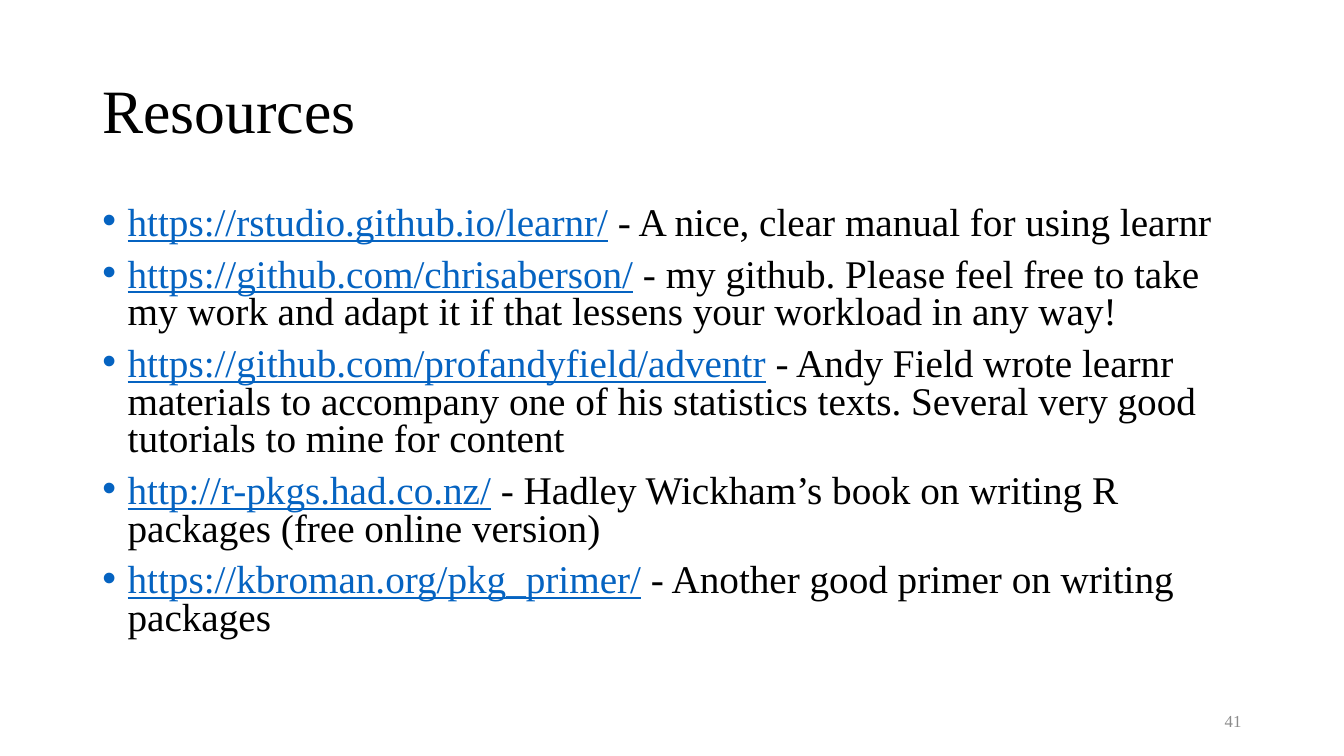
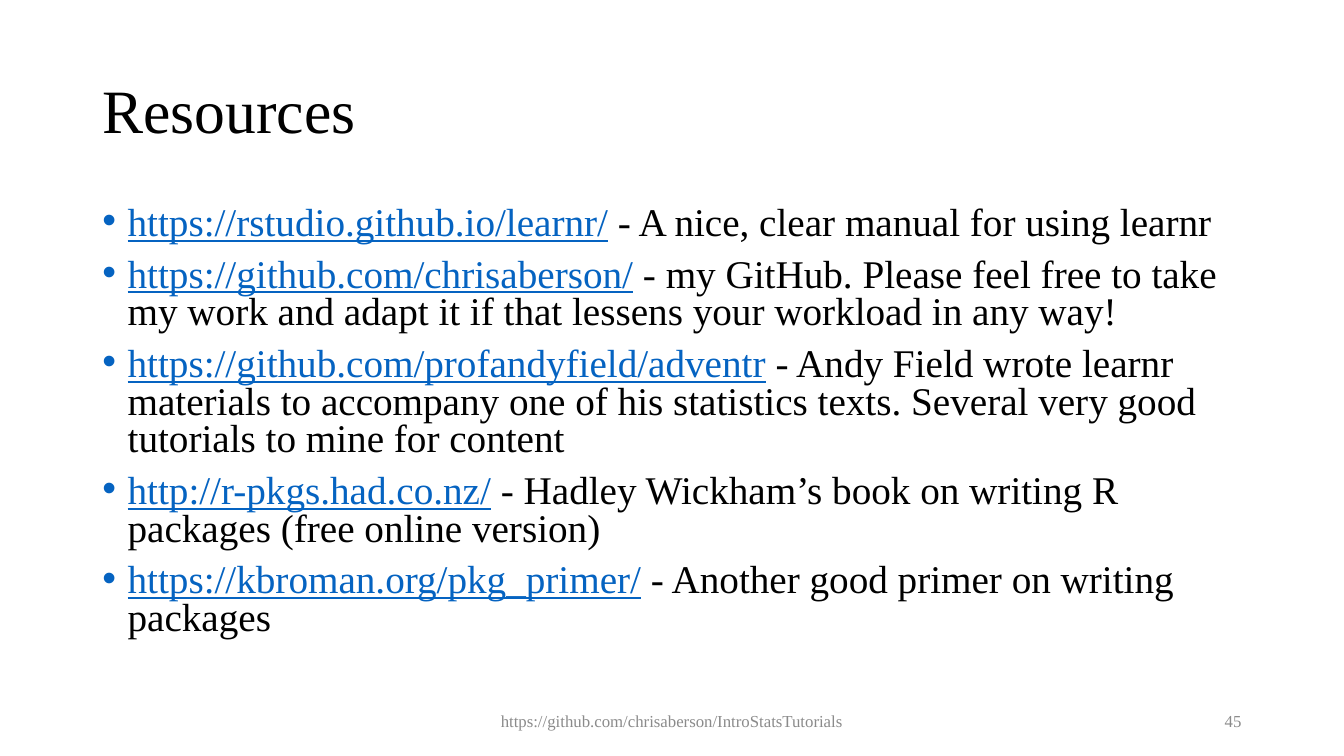
Before and after one commit to chrisaberson/IntroStatsTutorials, a slide deck: slide 45 of ppt/learnr.pptx (slide 41 before the commit). Drawn at 1344x756 pixels with LibreOffice and Linux fonts; fonts in the diff are those of the drawing. Boxes give left, top, right and bottom in pixels: in the first picture for what was removed or moved away, otherwise in the second. Text is boxed around its words. In the diff, an @@ line names an element or a change of style, - is before the commit and + after.

```diff
--- a/ppt/learnr.pptx
+++ b/ppt/learnr.pptx
@@ text at <box>128,260,1217,333</box>: text changed @@
-• https://github.com/chrisaberson/ - my github. Please feel free to take my work and adapt it if that lessens your workload in any way!
+• https://github.com/chrisaberson/ - my GitHub. Please feel free to take my work and adapt it if that lessens your workload in any way!
@@ text added at <box>501,715,843,731</box>, 12 pt, text #8C8C8C @@
+https://github.com/chrisaberson/IntroStatsTutorials
@@ page number at <box>1225,716,1242,727</box>: text changed @@
-41
+45
```
Also in this commit, not shown: 41 other slides changed, 4 slides added.
